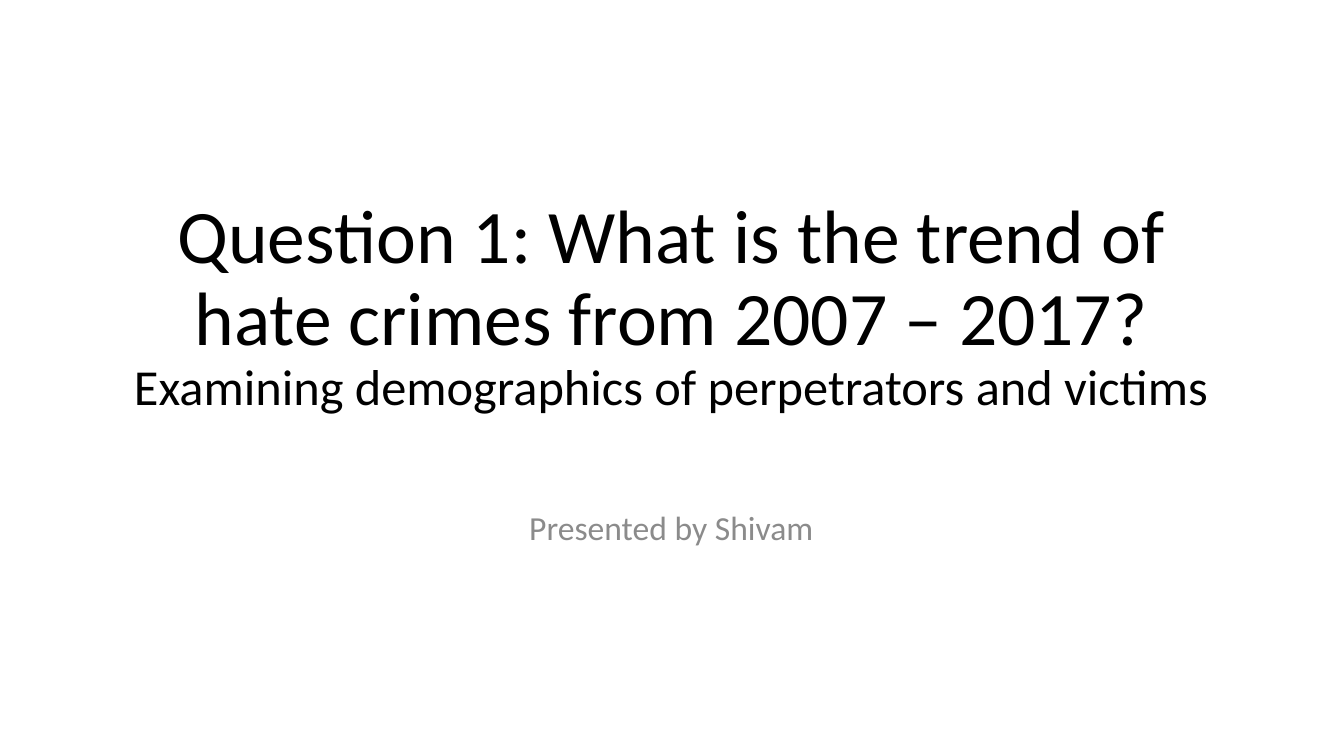
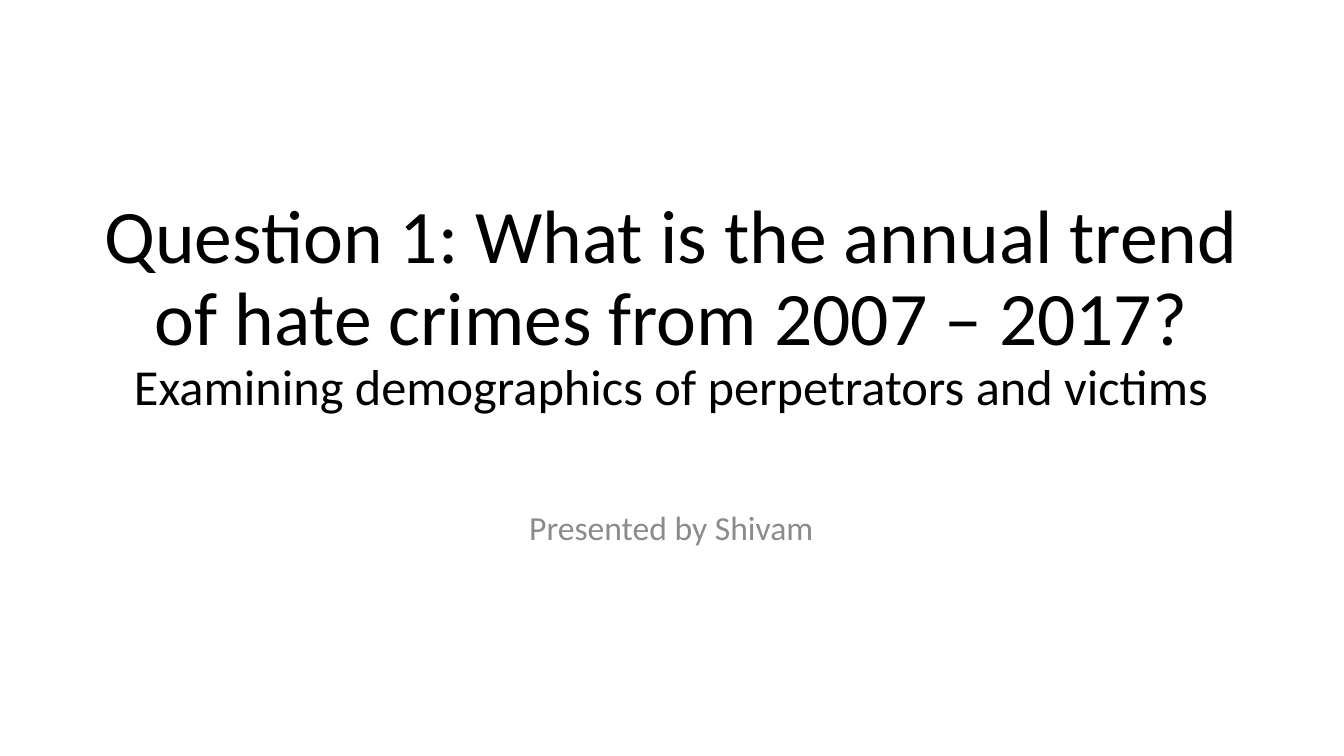
Before and after one commit to gupta-d/Is-hate-crime-on-rise, a slide deck: slide 10 of Hate_Crimes_Data_Analysis_Presentation_DRAFT.pptx (slide 11 before the commit). Drawn at 1344x756 pixels with LibreOffice and Linux fonts; fonts in the diff are those of the drawing. Boxes give left, top, right and bottom in pixels: in the first picture for what was removed or moved away, otherwise in the second. Text is boxed around its words. In the diff, an @@ line names an element or a change of style, - is before the commit and + after.

```diff
--- a/Hate_Crimes_Data_Analysis_Presentation_DRAFT.pptx
+++ b/Hate_Crimes_Data_Analysis_Presentation_DRAFT.pptx
@@ title at (x1=104, y1=210, x2=1238, y2=414): text changed @@
-Question 1: What is the trend of hate crimes from 2007 – 2017?
-Examining demographics of perpetrators and victims
+Question 1: What is the annual trend of hate crimes from 2007 – 2017?
+Examining demographics of perpetrators and victims
```
Also in this commit, not shown: 9 other slides changed, 1 slide added, 2 slides removed, 8 other files.
